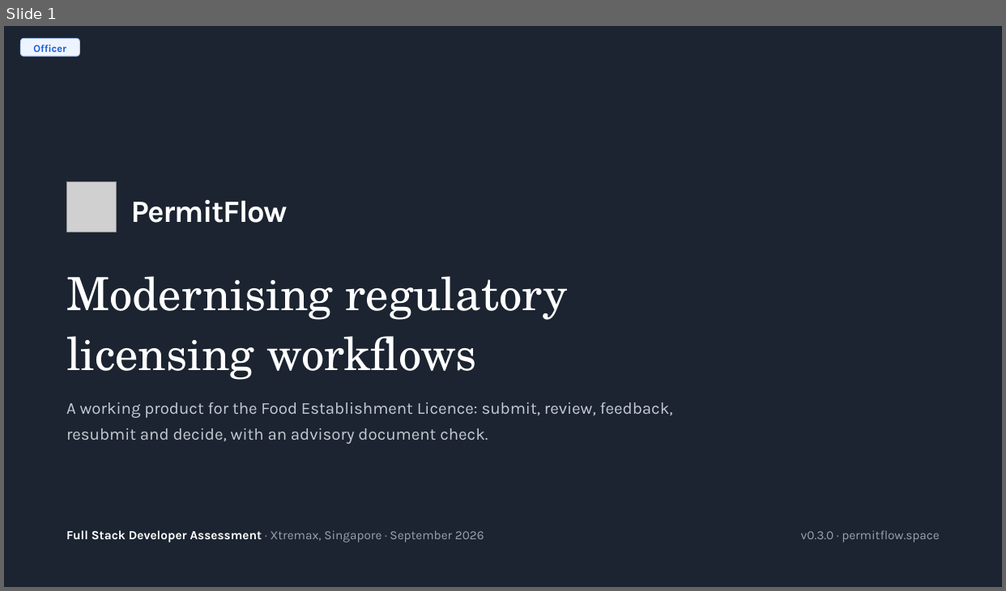
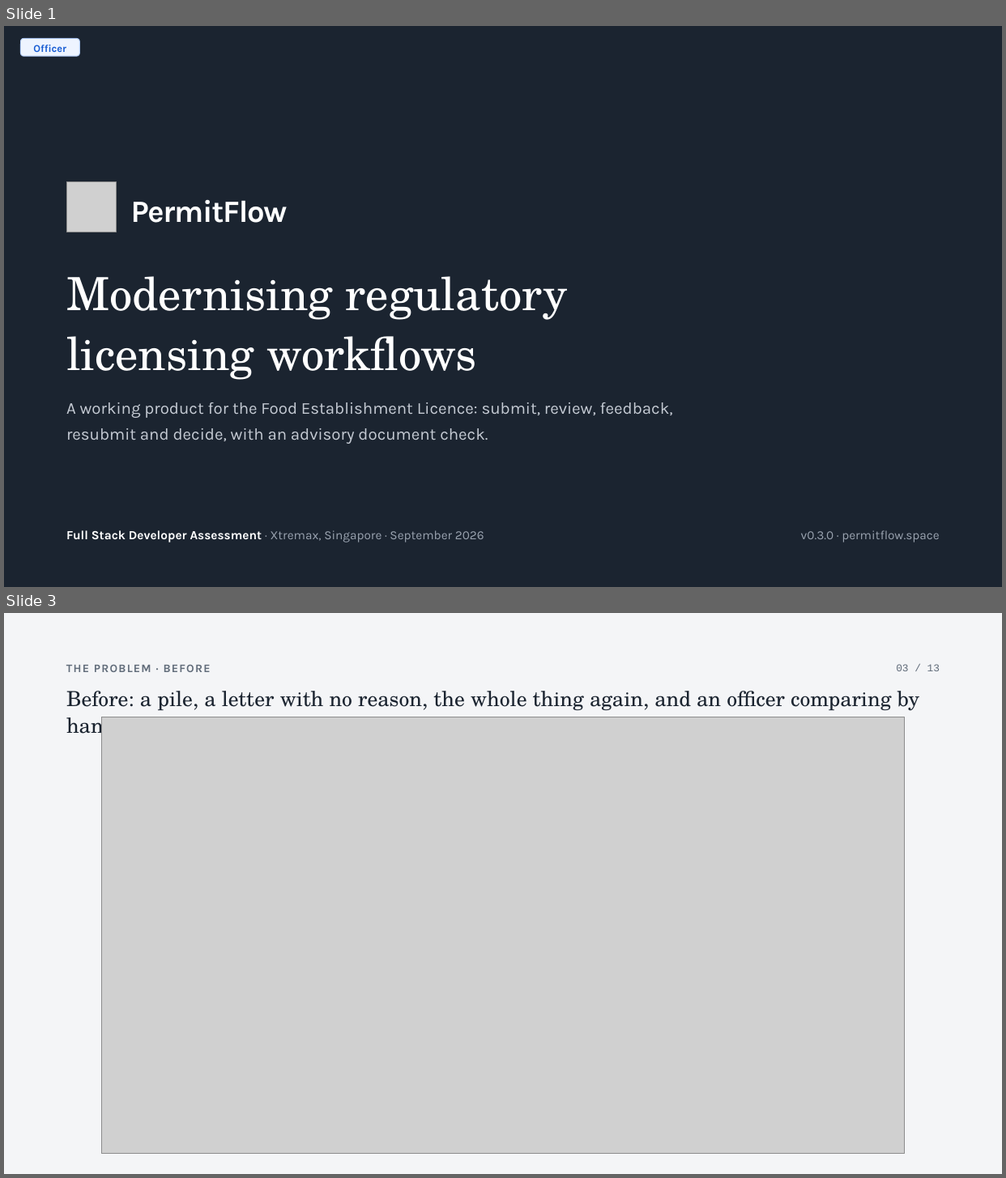
Before and after one commit to SuhaasNv/permitflow, a slide deck: docs/13-debrief/pitch-deck/PermitFlow-pitch.pptx. Shown one above the other, each under a label of ours: slide 1 before the commit, slides 1 and 3 after it; the slides between them are not shown. The pictures are 1006x591 and 1006x1178 pixels, drawn with LibreOffice and Linux fonts; fonts in the diff are those of the drawing; grey boxes stand for pictures; background and template pictures are left out. Boxes give left, top, right and bottom in pixels: in the first picture for what was removed or moved away, otherwise in the second. Text is boxed around its words. In the diff, an @@ line names an element or a change of style, - is before the commit and + after.

Commit message:
docs: before-and-after comic strips in the pitch deck
Two strips of four panels, the same four moments with and without the
product, placed after the problem and solution slides. The pitch deck
is thirteen slides; counts updated in the technical deck and CHANGELOG.

```diff
--- a/docs/13-debrief/pitch-deck/PermitFlow-pitch.pptx
+++ b/docs/13-debrief/pitch-deck/PermitFlow-pitch.pptx
@@ slide 3 added at bbox=[4, 613, 1002, 1174], background #F4F5F7 @@
@@ text added at bbox=[66, 664, 211, 672], 11 pt, text #616C7A, bold @@
+THE PROBLEM · BEFORE
@@ text added at bbox=[896, 664, 940, 671], 10 pt, text #616C7A @@
+03 / 13
@@ text added at bbox=[66, 691, 919, 711], 20 pt, text #1B2430 @@
+Before: a pile, a letter with no reason, the whole thing again, and an officer comparing by hand.
@@ picture added at bbox=[101, 717, 905, 1153] @@
```
Also in this commit, not shown: 8 slides changed, 1 other slide added, 5 other files.
